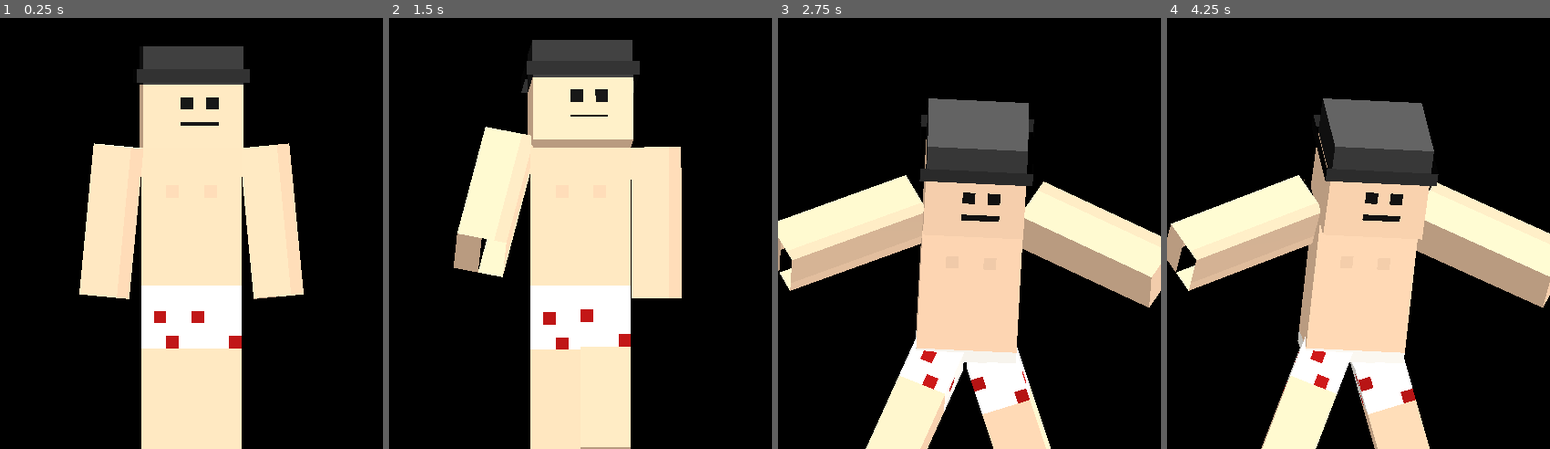
Above: before the commit, frames 1-4 (left to right).
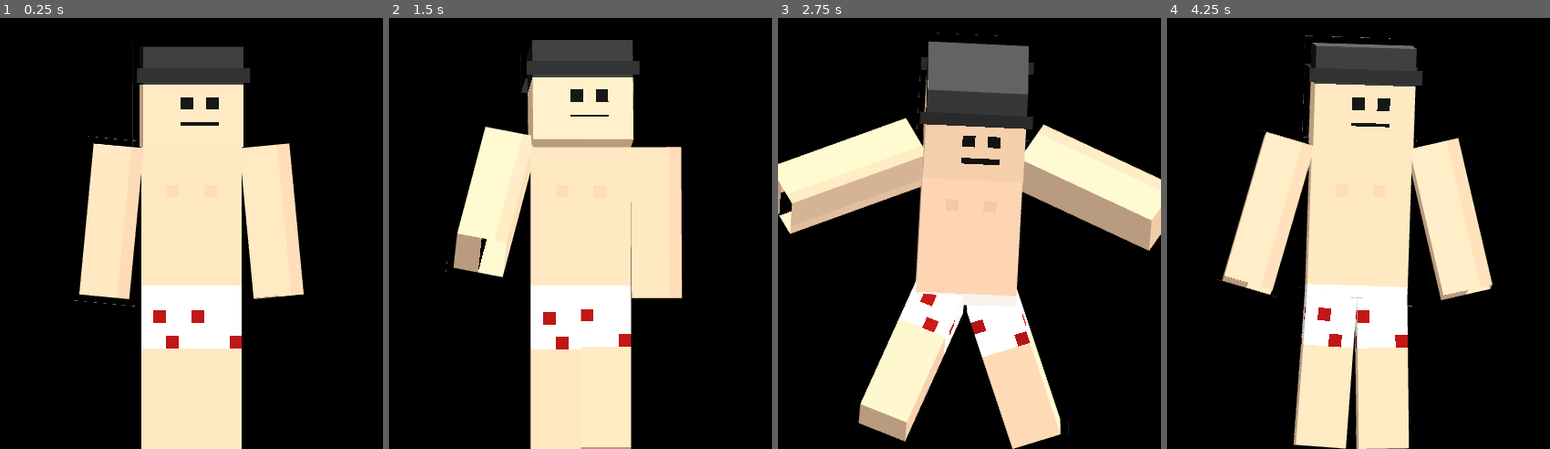
Above: after the commit, the same moments.

Repository: Livicianaa/Kevin
Game: Godot game, scene res://main.tscn
Two runs of this game, one before a commit and one after it. Both use one fixed random seed, a clock stepped at 60 frames per second and the inputs below.
Inputs (mouse positions are in pixels of both pictures, inside the frame that each line leads up to):
- Up to frame 1 (0.25 s): no input
- Up to frame 2 (1.5 s): move the mouse to (664, 168) at 0.52 s; click (664, 168) at 0.67 s; move the mouse to (503, 220) at 1.27 s; click (503, 220) at 1.42 s
- Up to frame 3 (2.75 s): move the mouse to (1007, 82) at 2.02 s; click (1007, 82) at 2.17 s
- Up to frame 4 (4.25 s): move the mouse to (1339, 293) at 2.77 s; click (1339, 293) at 2.92 s; move the mouse to (1473, 267) at 3.52 s; click (1473, 267) at 3.67 s

The runs differ from the first frame. In frame 1, 0.5% of the frame differs, in the area x 19-80%, y 6-77%; in frame 2, 0.7%; in frame 3, 43%, in the area x 0-100%, y 3-100%; in frame 4, 35%.

Commit message:
Govde: kalkista eller/dizler/ayaklar gercekten yerde, kenar yumusatma, yaslanma
livi: 'iyilestirmeler var ama hala bok gibiler' (yuz ustu kalkis goruntusu) +
'ekrana yaslanma hala biraz bozuk' + 'kenarlar cizgi cizgi bozulmus gibi'.

- Kalkis temaslari hesaplaniyor: 'gf/gb' el onde/arkada yerde, 'kf' ayak
  onde yerde, 'kb' diz arkada yerde; aci omuz/kalca yuksekliginden (acos).
  Elle verilen acilarda eller havada kaliyordu (diz cokmede omuz 15 px, kol
  12 px). Pozlar arasinda gomulen uzuv varsa butun vucut o kadar yukari.
- Kenarlar: donen kutunun kenar pikselleri komsu doku bolgesini okuyup ince
  renk cizgileri yapiyordu -> UV icten 0.03 texel kirpildi; MSAA 4x +
  alpha-to-coverage.
- Kenara yaslanma: sirt barin altina ~5 px giriyordu (z -0.3 -> -0.38), eller
  artik bacaklarin ustunde (havada one uzaniyordu).
- Kalkis plani debug build'de yaziliyor.

Diff:
--- a/body/character.gd
+++ b/body/character.gd
@@ -318,7 +318,9 @@
 	for face in faces:
 		var normal: Vector3 = face[0]
 		var c: Array = face[1]
-		var r: Rect2 = face[2]
+		# Kenar pikselleri komsu doku bolgesini okumasin (donen kutunun kenarinda
+		# ince renk cizgileri cikiyordu): yuzun UV'si icten biraz kirpiliyor
+		var r: Rect2 = (face[2] as Rect2).grow(-0.03)
 		var uv_tl := Vector2(r.position.x, r.position.y) / SKIN_SIZE
 		var uv_tr := Vector2(r.position.x + r.size.x, r.position.y) / SKIN_SIZE
 		var uv_br := Vector2(r.position.x + r.size.x, r.position.y + r.size.y) / SKIN_SIZE
@@ -334,6 +336,7 @@
 	material.cull_mode = BaseMaterial3D.CULL_DISABLED
 	material.transparency = BaseMaterial3D.TRANSPARENCY_ALPHA_SCISSOR
 	material.alpha_scissor_threshold = 0.5
+	material.alpha_antialiasing_mode = BaseMaterial3D.ALPHA_ANTIALIASING_ALPHA_TO_COVERAGE
 	material.roughness = 1.0
 
 	var mi := MeshInstance3D.new()
@@ -942,6 +945,32 @@
 	return not get_world_3d().direct_space_state.intersect_ray(q).is_empty()
 
 
+## Kalkis pozlari arasinda uzuvlar zemine gomuluyordu: gomulen varsa butun
+## vucut o kadar yukari. Eller/dizler zemine degiyor ama batmiyor.
+func _keep_above_ground() -> void:
+	var lowest := INF
+	for part in bodies:
+		lowest = minf(lowest, _part_bottom(part))
+	var sink := ground_y - lowest
+	if sink > 0.0:
+		for b in bodies.values():
+			b.global_position.y += sink
+
+
+func _num(v) -> float:
+	return v if (v is float or v is int) else 0.0
+
+
+## Temas acisi (radyan, dikey asagidan; + geri): uzvun ucu tam zemine degsin.
+## Govde egimi (lean, radyan, + one) ve govde merkez yuksekligi h (px).
+func _contact_angle(kind: String, lean: float, h: float) -> float:
+	var arm := kind.begins_with("g")
+	# Omuz govde merkezinin 5 px ustunde, kalca 6 px altinda; uzuv 12 px
+	var joint_h := h + 5.0 * cos(lean) if arm else h - 6.0 * cos(lean)
+	var a := acos(clampf(joint_h / 12.0, -1.0, 1.0))
+	return -a if kind.ends_with("f") else a
+
+
 ## Parcanin en alt noktasi (dunya y)
 func _part_bottom(part: String) -> float:
 	var b: RigidBody3D = bodies[part]
@@ -963,29 +992,30 @@
 	# Sirt ustu: bir yana donup o eli yere dayar, eline yaslanip dogrulur, diz
 	# coker, tek ayagini basar, diger elini o dizine koyup iterek kalkar.
 	# livi: "sag elinden destek aldi, bir ayagini yere basti, diger elini o
-	# ayagina atti, ordan destek alip kalkti gibi olmasi lazim". Simetrik
-	# (iki kol/bacak ayni anda) kalkis "direk gibi" gorunuyordu.
+	# ayagina atti, ordan destek alip kalkti gibi olmasi lazim".
+	# Temas degerleri (aci yerine): "gf"/"gb" el onde/arkada yerde, "kf" ayak
+	# onde yerde, "kb" diz arkada yerde. Aci omuz/kalca yuksekliginden
+	# hesaplaniyor; elle verilen acilarda eller havada kaliyordu.
 	"supine": [
 		{"t": 0.0, "lean": -90.0, "h": 2.2, "dx": 0.0, "rarm": -80.0, "larm": -80.0, "rleg": -88.0, "lleg": -85.0, "head": 0.0},
-		{"t": 0.4, "lean": -80.0, "roll": 18.0, "h": 3.0, "dx": 0.5, "rarm": 20.0, "larm": -60.0, "rleg": -88.0, "lleg": -80.0, "head": 0.4},
-		{"t": 0.95, "lean": -35.0, "roll": 14.0, "h": 7.0, "dx": 3.0, "rarm": 35.0, "larm": -40.0, "rleg": -86.0, "lleg": -70.0, "head": 0.25},
-		{"t": 1.3, "lean": -30.0, "roll": 12.0, "h": 7.3, "dx": 3.2, "rarm": 32.0, "larm": -35.0, "rleg": -84.0, "lleg": -65.0, "head": 0.2},
-		{"t": 1.9, "lean": 30.0, "roll": -6.0, "h": 11.0, "dx": 6.0, "rarm": -15.0, "larm": -10.0, "rleg": 55.0, "lleg": -55.0, "head": 0.3},
-		{"t": 2.45, "lean": 26.0, "roll": -4.0, "h": 12.5, "dx": 6.5, "rarm": -8.0, "larm": -38.0, "larmroll": 0.02, "rleg": 45.0, "lleg": -45.0, "head": 0.25},
-		{"t": 3.05, "lean": 12.0, "roll": -2.0, "h": 15.5, "dx": 7.0, "rarm": 0.0, "larm": -25.0, "larmroll": 0.04, "rleg": 20.0, "lleg": -25.0, "head": 0.05},
+		{"t": 0.4, "lean": -80.0, "roll": 18.0, "h": 3.0, "dx": 0.5, "rarm": "gb", "larm": -60.0, "rleg": -88.0, "lleg": -80.0, "head": 0.4},
+		{"t": 0.95, "lean": -35.0, "roll": 12.0, "h": 7.0, "dx": 3.0, "rarm": "gb", "larm": -40.0, "rleg": "kf", "lleg": "kf", "head": 0.25},
+		{"t": 1.3, "lean": -30.0, "roll": 10.0, "h": 7.4, "dx": 3.2, "rarm": "gb", "larm": -35.0, "rleg": "kf", "lleg": "kf", "head": 0.2},
+		{"t": 1.9, "lean": 40.0, "roll": -6.0, "h": 9.0, "dx": 6.0, "rarm": "gf", "larm": "gf", "rleg": "kb", "lleg": "kf", "head": 0.3},
+		{"t": 2.45, "lean": 28.0, "roll": -4.0, "h": 11.5, "dx": 6.5, "rarm": -5.0, "larm": -40.0, "larmroll": 0.02, "rleg": "kb", "lleg": "kf", "head": 0.25},
+		{"t": 3.05, "lean": 12.0, "roll": -2.0, "h": 15.2, "dx": 7.0, "rarm": 0.0, "larm": -25.0, "larmroll": 0.04, "rleg": "kb", "lleg": "kf", "head": 0.05},
 		{"t": 3.6, "lean": 0.0, "h": 18.0, "dx": 7.5, "rarm": 0.0, "larm": 0.0, "rleg": 0.0, "lleg": 0.0, "head": 0.0},
 	],
-	# Yuz ustu: bir eli omuz altina, iki elle it, bir dizin ustune gel, diger
-	# ayagi one bas, eli dizine koyup kalk
+	# Yuz ustu: eller one yere, iki elle it, tek diz + tek ayak, el dizde, kalk
 	"prone": [
 		{"t": 0.0, "lean": 90.0, "h": 2.2, "dx": 0.0, "rarm": 80.0, "larm": 80.0, "rleg": 88.0, "lleg": 88.0, "head": 0.0},
-		{"t": 0.45, "lean": 88.0, "roll": -8.0, "h": 2.6, "dx": 0.0, "rarm": 5.0, "larm": 70.0, "rleg": 88.0, "lleg": 88.0, "head": -0.3},
-		{"t": 0.95, "lean": 68.0, "roll": -4.0, "h": 9.5, "dx": -1.0, "rarm": 0.0, "larm": 4.0, "rleg": 60.0, "lleg": 72.0, "head": -0.35},
-		{"t": 1.25, "lean": 66.0, "roll": -3.0, "h": 9.4, "dx": -1.0, "rarm": 2.0, "larm": 5.0, "rleg": 58.0, "lleg": 70.0, "head": -0.25},
-		{"t": 1.85, "lean": 30.0, "roll": 5.0, "h": 11.2, "dx": -3.5, "rarm": -12.0, "larm": -8.0, "rleg": 55.0, "lleg": -50.0, "head": 0.2},
-		{"t": 2.4, "lean": 26.0, "roll": 4.0, "h": 12.5, "dx": -4.0, "rarm": -6.0, "larm": -38.0, "larmroll": 0.02, "rleg": 45.0, "lleg": -45.0, "head": 0.25},
-		{"t": 3.0, "lean": 12.0, "roll": 2.0, "h": 15.5, "dx": -4.5, "rarm": 0.0, "larm": -25.0, "larmroll": 0.04, "rleg": 20.0, "lleg": -25.0, "head": 0.05},
-		{"t": 3.55, "lean": 0.0, "h": 18.0, "dx": -5.0, "rarm": 0.0, "larm": 0.0, "rleg": 0.0, "lleg": 0.0, "head": 0.0},
+		{"t": 0.45, "lean": 88.0, "roll": -8.0, "h": 2.6, "dx": 0.0, "rarm": "gf", "larm": 70.0, "rleg": 88.0, "lleg": 88.0, "head": -0.3},
+		{"t": 0.95, "lean": 65.0, "roll": -4.0, "h": 8.5, "dx": -1.0, "rarm": "gf", "larm": "gf", "rleg": "kb", "lleg": "kb", "head": -0.35},
+		{"t": 1.25, "lean": 62.0, "roll": -3.0, "h": 8.7, "dx": -1.0, "rarm": "gf", "larm": "gf", "rleg": "kb", "lleg": "kb", "head": -0.25},
+		{"t": 1.85, "lean": 40.0, "roll": 5.0, "h": 9.0, "dx": -3.0, "rarm": "gf", "larm": "gf", "rleg": "kb", "lleg": "kf", "head": 0.25},
+		{"t": 2.4, "lean": 28.0, "roll": 4.0, "h": 11.5, "dx": -3.5, "rarm": -5.0, "larm": -40.0, "larmroll": 0.02, "rleg": "kb", "lleg": "kf", "head": 0.25},
+		{"t": 3.0, "lean": 12.0, "roll": 2.0, "h": 15.2, "dx": -4.0, "rarm": 0.0, "larm": -25.0, "larmroll": 0.04, "rleg": "kb", "lleg": "kf", "head": 0.05},
+		{"t": 3.55, "lean": 0.0, "h": 18.0, "dx": -4.5, "rarm": 0.0, "larm": 0.0, "rleg": 0.0, "lleg": 0.0, "head": 0.0},
 	],
 	# livi: "put gibi duruyor, dususu biraz soft olsun": derin comelme, kollar
 	# denge icin acik, dogrulurken hafif geriye esneyip toparlanma
@@ -1038,7 +1068,10 @@
 	# Sadece gercekten dik (ayaklarinin ustunde) ise comelip kalk; 60 dereceye
 	# kadar egik yatan govde "dik" sayilip direk gibi kalkiyordu.
 	var upright := bb.y.y > 0.85
-	var plan: Array = (GETUP_PLANS["upright" if upright else ("supine" if supine else "prone")] as Array).duplicate()
+	var plan_name := "upright" if upright else ("supine" if supine else "prone")
+	var plan: Array = (GETUP_PLANS[plan_name] as Array).duplicate()
+	if OS.is_debug_build():
+		print("[kevin] kalkis: ", plan_name)
 
 	# Kenara yakin mi? Oyleyse son iki kare (tek diz, ayakta) yerine duvar destegi
 	var wall_dir := 0.0
@@ -1090,23 +1123,29 @@
 		# Rastgele ayna: bazen sol elden, bazen sag elden baslasin
 		var rk := "l" if mirror else "r"
 		var lk := "r" if mirror else "l"
+		var contact := {"head": "", "right_arm": "", "left_arm": "", "right_leg": "", "left_leg": ""}
+		for pair in [["right_arm", rk + "arm"], ["left_arm", lk + "arm"], ["right_leg", rk + "leg"], ["left_leg", lk + "leg"]]:
+			if key.get(pair[1]) is String:
+				contact[pair[0]] = key[pair[1]]
 		for limb in LIMBS.keys():
 			var world_a := 0.0
 			var roll := 0.0
 			match limb:
 				"right_arm":
-					world_a = key.get(rk + "arm", key.get("arm", 0.0))
+					world_a = _num(key.get(rk + "arm", key.get("arm", 0.0)))
 					roll = -key.get(rk + "armroll", key.get("aroll", 0.12))
 				"left_arm":
-					world_a = key.get(lk + "arm", key.get("arm", 0.0))
+					world_a = _num(key.get(lk + "arm", key.get("arm", 0.0)))
 					roll = key.get(lk + "armroll", key.get("aroll", 0.12))
 				"right_leg":
-					world_a = key.get(rk + "leg", 0.0)
+					world_a = _num(key.get(rk + "leg", 0.0))
 					roll = -key.get("lroll", 0.04)
 				"left_leg":
-					world_a = key.get(lk + "leg", 0.0)
+					world_a = _num(key.get(lk + "leg", 0.0))
 					roll = key.get("lroll", 0.04)
 			var e := Vector3(deg_to_rad(world_a) - lean, 0, roll)
+			if contact[limb] != "":
+				e.x = _contact_angle(contact[limb], lean, key.h) - lean
 			if limb == "head":
 				e = Vector3(key.head, 0, 0)
 			local[limb] = Quaternion.from_euler(e)
@@ -1153,6 +1192,7 @@
 	for limb in LIMBS.keys():
 		local[limb] = (a[2][limb] as Quaternion).slerp(b[2][limb], k)
 	_apply_pose(local, body_xf)
+	_keep_above_ground()
 
 	if getup_time >= last[0]:
 		# Kalkis eklem tabanli ayakta pozda bitiyor; paketin pozu ondan birkac
--- a/body/emotes/sit_lean_wall.json
+++ b/body/emotes/sit_lean_wall.json
@@ -15,7 +15,7 @@
     "easing": "EASEINOUTSINE",
     "torso": {
      "y": -0.625,
-     "z": -0.3,
+     "z": -0.38,
      "pitch": 0.35
     }
    },
@@ -41,7 +41,7 @@
     "tick": 20,
     "easing": "EASEINOUTSINE",
     "rightArm": {
-     "pitch": -0.75,
+     "pitch": -0.35,
      "roll": 0.12
     }
    },
@@ -49,7 +49,7 @@
     "tick": 20,
     "easing": "EASEINOUTSINE",
     "leftArm": {
-     "pitch": -0.75,
+     "pitch": -0.35,
      "roll": -0.12
     }
    },
@@ -120,7 +120,7 @@
     "tick": 150,
     "easing": "EASEINOUTSINE",
     "rightArm": {
-     "pitch": -0.75,
+     "pitch": -0.35,
      "roll": 0.12
     }
    },
@@ -128,7 +128,7 @@
     "tick": 166,
     "easing": "EASEOUTQUAD",
     "rightArm": {
-     "pitch": -0.6,
+     "pitch": -0.2,
      "roll": 0.16
     }
    },
@@ -136,7 +136,7 @@
     "tick": 180,
     "easing": "EASEINOUTSINE",
     "rightArm": {
-     "pitch": -0.75,
+     "pitch": -0.35,
      "roll": 0.12
     }
    }
--- a/body/main.gd
+++ b/body/main.gd
@@ -57,6 +57,8 @@
 func _ready() -> void:
 	RenderingServer.set_default_clear_color(Color(0, 0, 0, 0))
 	get_viewport().transparent_bg = true
+	# Donen kutularin kenarlari merdiven/cizgi gibi gorunuyordu
+	get_viewport().msaa_3d = Viewport.MSAA_4X
 	Engine.max_fps = 60
 
 	for arg in OS.get_cmdline_user_args():
